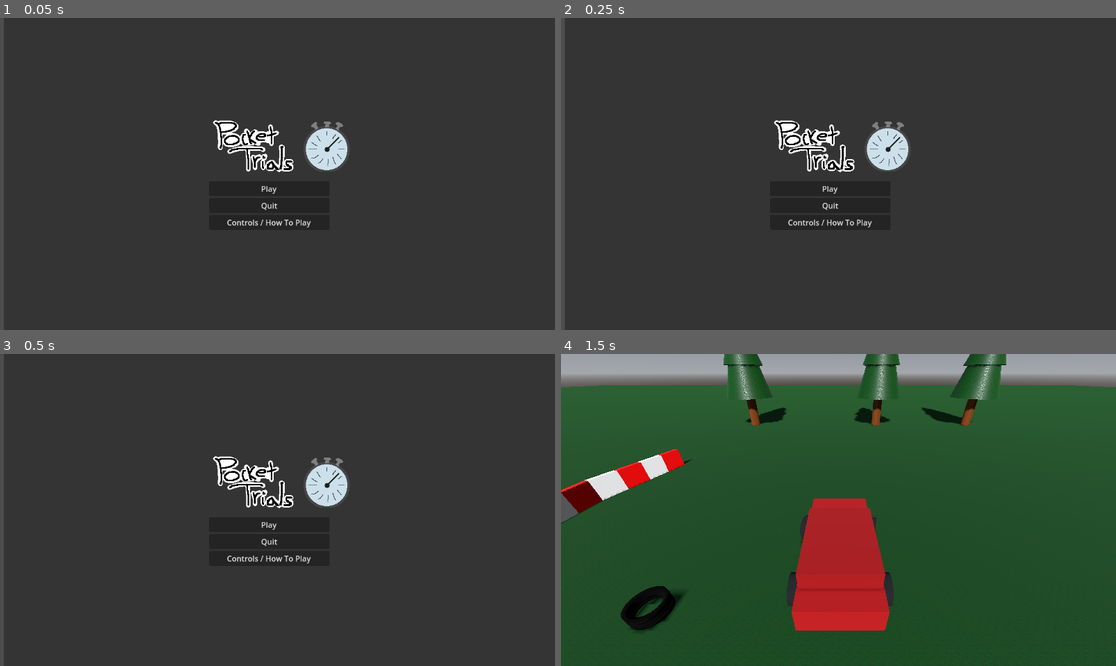
Above: before the commit, frames 1-4 (two rows, left to right).
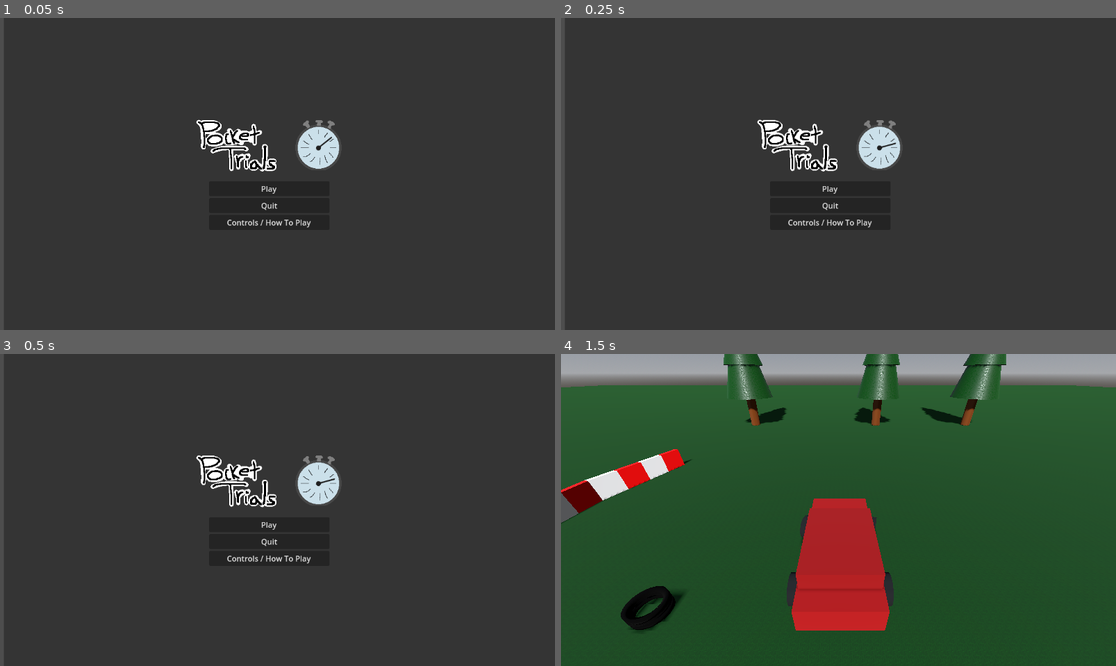
Above: after the commit, the same moments.

Repository: JohnMarkHarris843/PocketTrials
Game: Godot game, scene res://scenes/main_menu/main_menu.tscn
The game is run twice, just before and just after one commit, with the same random seed, the same clock (stepped at 60 frames per second) and the same inputs.
Inputs:
- Up to frame 1 (0.05 s): no input
- Up to frame 2 (0.25 s): no input
- Up to frame 3 (0.5 s): no input
- Up to frame 4 (1.5 s): click "Play" at 0.5 s; tap Enter at 1.25 s; hold D (right) from 1.28 s (still down); hold Space (drift) from 1.28 s (still down)

The runs differ from the first frame. In frame 1, 2.1% of the frame differs, in the area x 35-63%, y 32-50%; in frame 2, 2.1%; in frame 3, 2.1%; in frame 4, nothing differs.

Commit message:
updated cactus look and animated logo

Diff:
--- a/3d-game/assets/models/Cactus.tscn
+++ b/3d-game/assets/models/Cactus.tscn
@@ -1,126 +1,88 @@
-[gd_scene load_steps=23 format=3 uid="uid://b73uh5tkt4jmw"]
+[gd_scene load_steps=6 format=3 uid="uid://b73uh5tkt4jmw"]
 
-[sub_resource type="CylinderMesh" id="CylinderMesh_6ojhj"]
-top_radius = 0.35
-bottom_radius = 0.35
-height = 1.6
+[ext_resource type="Material" uid="uid://wnr5x5ex5fth" path="res://assets/textures/cactusTexture.tres" id="1_k6ajf"]
 
-[sub_resource type="FastNoiseLite" id="FastNoiseLite_6ojhj"]
-noise_type = 2
-frequency = 1.0
-fractal_octaves = 1
+[sub_resource type="CylinderShape3D" id="CylinderShape3D_k6ajf"]
+height = 4.0898438
+radius = 0.25
 
-[sub_resource type="NoiseTexture2D" id="NoiseTexture2D_k6ajf"]
-noise = SubResource("FastNoiseLite_6ojhj")
+[sub_resource type="CapsuleMesh" id="CapsuleMesh_dml8v"]
+radius = 0.25
+height = 4.0
 
-[sub_resource type="StandardMaterial3D" id="StandardMaterial3D_k6ajf"]
-albedo_color = Color(0.3529412, 0.6431373, 0.3882353, 1)
-albedo_texture = SubResource("NoiseTexture2D_k6ajf")
-roughness = 0.8
+[sub_resource type="CapsuleMesh" id="CapsuleMesh_6c2g1"]
+material = ExtResource("1_k6ajf")
+radius = 0.26
+height = 0.6
 
-[sub_resource type="SphereMesh" id="SphereMesh_grrhy"]
-radius = 0.35
+[sub_resource type="BoxShape3D" id="BoxShape3D_dml8v"]
+size = Vector3(0.56873703, 0.5869751, 1)
 
-[sub_resource type="FastNoiseLite" id="FastNoiseLite_dml8v"]
-noise_type = 2
-frequency = 1.0
-fractal_octaves = 1
+[node name="Cactus" type="StaticBody3D"]
+collision_layer = 2
 
-[sub_resource type="NoiseTexture2D" id="NoiseTexture2D_6c2g1"]
-noise = SubResource("FastNoiseLite_dml8v")
-
-[sub_resource type="StandardMaterial3D" id="StandardMaterial3D_3i15h"]
-albedo_color = Color(0.3529412, 0.6431373, 0.3882353, 1)
-albedo_texture = SubResource("NoiseTexture2D_6c2g1")
-roughness = 0.8
-
-[sub_resource type="CylinderMesh" id="CylinderMesh_dml8v"]
-top_radius = 0.18
-bottom_radius = 0.18
-height = 0.8
-
-[sub_resource type="FastNoiseLite" id="FastNoiseLite_if68v"]
-noise_type = 2
-frequency = 1.0
-fractal_octaves = 1
-
-[sub_resource type="NoiseTexture2D" id="NoiseTexture2D_grrhy"]
-generate_mipmaps = false
-noise = SubResource("FastNoiseLite_if68v")
-
-[sub_resource type="StandardMaterial3D" id="StandardMaterial3D_if68v"]
-albedo_color = Color(0.3529412, 0.6431373, 0.3882353, 1)
-albedo_texture = SubResource("NoiseTexture2D_grrhy")
-roughness = 0.8
-
-[sub_resource type="FastNoiseLite" id="FastNoiseLite_3i15h"]
-noise_type = 2
-frequency = 1.0
-fractal_octaves = 1
-
-[sub_resource type="NoiseTexture2D" id="NoiseTexture2D_7nql5"]
-noise = SubResource("FastNoiseLite_3i15h")
-
-[sub_resource type="StandardMaterial3D" id="StandardMaterial3D_6c2g1"]
-albedo_color = Color(0.3529412, 0.6431373, 0.3882353, 1)
-albedo_texture = SubResource("NoiseTexture2D_7nql5")
-roughness = 0.8
-
-[sub_resource type="SphereMesh" id="SphereMesh_ukpvp"]
-radius = 0.15
-
-[sub_resource type="FastNoiseLite" id="FastNoiseLite_m2gll"]
-noise_type = 2
-frequency = 1.0
-fractal_octaves = 1
-
-[sub_resource type="NoiseTexture2D" id="NoiseTexture2D_66ljb"]
-noise = SubResource("FastNoiseLite_m2gll")
-
-[sub_resource type="StandardMaterial3D" id="StandardMaterial3D_nnijg"]
-albedo_color = Color(0.3529412, 0.6431373, 0.3882353, 1)
-albedo_texture = SubResource("NoiseTexture2D_66ljb")
-
-[sub_resource type="FastNoiseLite" id="FastNoiseLite_11qhj"]
-noise_type = 2
-frequency = 1.0
-fractal_octaves = 1
-
-[sub_resource type="NoiseTexture2D" id="NoiseTexture2D_g1smn"]
-noise = SubResource("FastNoiseLite_11qhj")
-
-[sub_resource type="StandardMaterial3D" id="StandardMaterial3D_m7yqw"]
-albedo_color = Color(0.3529412, 0.6431373, 0.3882353, 1)
-albedo_texture = SubResource("NoiseTexture2D_g1smn")
-
-[node name="Cactus" type="Node3D"]
+[node name="CollisionShape3D" type="CollisionShape3D" parent="."]
+transform = Transform3D(1, 0, 0, 0, 1, 0, 0, 0, 1, 0, -0.66015625, 0)
+shape = SubResource("CylinderShape3D_k6ajf")
 
 [node name="Body" type="MeshInstance3D" parent="."]
-mesh = SubResource("CylinderMesh_6ojhj")
-surface_material_override/0 = SubResource("StandardMaterial3D_k6ajf")
+transform = Transform3D(1, 0, 0, 0, 1, 0, 0, 0, 1, 0, -0.62728935, 0)
+mesh = SubResource("CapsuleMesh_dml8v")
+surface_material_override/0 = ExtResource("1_k6ajf")
 
-[node name="Top" type="MeshInstance3D" parent="."]
-transform = Transform3D(1, 0, 0, 0, 1, 0, 0, 0, 1, -0.0012789965, 0.72366226, 0.00048208237)
-mesh = SubResource("SphereMesh_grrhy")
-surface_material_override/0 = SubResource("StandardMaterial3D_3i15h")
+[node name="MeshInstance3D" type="MeshInstance3D" parent="."]
 
-[node name="ArmL" type="MeshInstance3D" parent="."]
-transform = Transform3D(0.9999958, 0.0028691022, -0.00034236445, -0.0028688987, 0.9999957, 0.00059310865, 0.0003440651, -0.0005921238, 0.99999976, 0.84525836, 0.6241007, 0)
-mesh = SubResource("CylinderMesh_dml8v")
-surface_material_override/0 = SubResource("StandardMaterial3D_if68v")
+[node name="cactusArm" type="Node3D" parent="."]
+transform = Transform3D(0.5, 0, 0, 0, 0.013742721, -0.4998111, 0, 0.4998111, 0.013742721, 0.21816993, 0.12372446, -0.6844829)
 
-[node name="ArmR" type="MeshInstance3D" parent="."]
-transform = Transform3D(1, 0, 0, 0, 1, 0, 0, 0, 1, -0.82594776, 0.22150958, 0.02447033)
-mesh = SubResource("CylinderMesh_dml8v")
-skeleton = NodePath("../ArmL")
-surface_material_override/0 = SubResource("StandardMaterial3D_6c2g1")
+[node name="CSGTorus3D" type="CSGTorus3D" parent="cactusArm"]
+transform = Transform3D(-0.0030543, 0, -0.99999535, 0, 1, 0, 0.99999535, 0, -0.0030543, 0, 1.3818365, -0.84355116)
+sides = 32
+ring_sides = 32
+material = ExtResource("1_k6ajf")
 
-[node name="ArmL_Connector" type="MeshInstance3D" parent="."]
-transform = Transform3D(0.008848746, 0.99996084, 0, -0.99996084, 0.008848746, 0, 0, 0, 1, 0.52198005, 0.26374206, 0)
-mesh = SubResource("SphereMesh_ukpvp")
-surface_material_override/0 = SubResource("StandardMaterial3D_nnijg")
+[node name="CSGBox3D" type="CSGBox3D" parent="cactusArm/CSGTorus3D"]
+transform = Transform3D(1, 7.450581e-09, 4.6406967e-10, 0, 0.9999986, 2.2555469e-10, -7.275958e-12, 4.3655746e-11, 1.0000001, -0.5564315, 0.033257123, -0.03803897)
+operation = 2
+size = Vector3(1.237793, 1, 2.5438843)
 
-[node name="ArmR_Connector" type="MeshInstance3D" parent="."]
-transform = Transform3D(0.008848746, 0.99996084, 0, -0.99996084, 0.008848746, 0, 0, 0, 1, -0.50864506, -0.105496824, 0)
-mesh = SubResource("SphereMesh_ukpvp")
-surface_material_override/0 = SubResource("StandardMaterial3D_m7yqw")
+[node name="CSGBox3D2" type="CSGBox3D" parent="cactusArm/CSGTorus3D"]
+transform = Transform3D(1, 0, 0, 0, 1, 0, 0, 0, 1, 0.02293706, 0.05071318, 0.71731687)
+operation = 2
+size = Vector3(2.3965302, 0.9650879, 1.0331726)
+
+[node name="MeshInstance3D" type="MeshInstance3D" parent="cactusArm"]
+transform = Transform3D(1, 0, 0, 0, -3.9115548e-08, -0.9999992, 0, 0.9999992, -3.9115548e-08, 0.7390553, 1.3756403, -0.8037406)
+mesh = SubResource("CapsuleMesh_6c2g1")
+
+[node name="cactusArm2" type="Node3D" parent="."]
+transform = Transform3D(-0.29913184, 0.02279829, 0.0007314294, 0, 0.008246705, -0.34986773, -0.022806909, -0.2990188, -0.009593313, -0.105185956, 0.63681644, 0.44485557)
+
+[node name="CSGTorus3D" type="CSGTorus3D" parent="cactusArm2"]
+transform = Transform3D(-0.0061086, 0, -1.9999907, 0, 2, 0, 1.9999907, 0, -0.0061086, 0, 1.3818365, -0.84355116)
+inner_radius = 0.722
+sides = 32
+ring_sides = 32
+material = ExtResource("1_k6ajf")
+
+[node name="CSGBox3D" type="CSGBox3D" parent="cactusArm2/CSGTorus3D"]
+transform = Transform3D(1, 7.450581e-09, 4.6406967e-10, 0, 0.9999986, 2.2555469e-10, -7.275958e-12, 4.3655746e-11, 1.0000001, -0.5564315, 0.033257123, -0.03803897)
+operation = 2
+size = Vector3(1.237793, 1, 2.5438843)
+
+[node name="CSGBox3D2" type="CSGBox3D" parent="cactusArm2/CSGTorus3D"]
+transform = Transform3D(1, -7.450581e-09, 2.6542693e-08, -8.940697e-08, 0.9999997, 0, 1.3038516e-08, 2.9802322e-08, 1, 0.020663261, 0.021871224, 0.42914864)
+operation = 2
+size = Vector3(2.3965302, 0.9650879, 1.3398285)
+
+[node name="MeshInstance3D" type="MeshInstance3D" parent="cactusArm2"]
+transform = Transform3D(1.1449037, -1.6298145e-09, 8.195639e-08, 2.9802322e-08, -2.6077032e-08, -1.1392313, 6.9849193e-10, 0.84213006, -4.4703484e-08, 1.7007046, 1.3761818, -0.7375532)
+mesh = SubResource("CapsuleMesh_6c2g1")
+
+[node name="armCollision" type="CollisionShape3D" parent="."]
+transform = Transform3D(1, 0, 0, 0, 1, 0, 0, 0, 0.25, 0.38115698, 0.3955217, 0)
+shape = SubResource("BoxShape3D_dml8v")
+
+[node name="armCollision2" type="CollisionShape3D" parent="."]
+transform = Transform3D(1, 0, 0, 0, 1, 0, 0, 0, 0.25, -0.37532127, 0.7171937, 0)
+shape = SubResource("BoxShape3D_dml8v")
--- /dev/null
+++ b/3d-game/assets/textures/cactusTexture.tres
@@ -0,0 +1,14 @@
+[gd_resource type="StandardMaterial3D" load_steps=3 format=3 uid="uid://wnr5x5ex5fth"]
+
+[sub_resource type="FastNoiseLite" id="FastNoiseLite_6ojhj"]
+noise_type = 2
+frequency = 1.0
+fractal_octaves = 1
+
+[sub_resource type="NoiseTexture2D" id="NoiseTexture2D_k6ajf"]
+noise = SubResource("FastNoiseLite_6ojhj")
+
+[resource]
+albedo_color = Color(0.3622588, 0.634249, 0.005698296, 1)
+albedo_texture = SubResource("NoiseTexture2D_k6ajf")
+roughness = 0.8
--- /dev/null
+++ b/3d-game/scenes/chooseScreen.tscn
@@ -0,0 +1,17 @@
+[gd_scene format=3 uid="uid://dnf7n1cweqfm4"]
+
+[node name="Control" type="Control"]
+layout_mode = 3
+anchors_preset = 15
+anchor_right = 1.0
+anchor_bottom = 1.0
+grow_horizontal = 2
+grow_vertical = 2
+
+[node name="PlayButton" type="Button" parent="."]
+layout_mode = 0
+offset_left = 433.0
+offset_top = 349.0
+offset_right = 861.0
+offset_bottom = 566.0
+text = "Play"
--- a/3d-game/scenes/game/game_desert.tscn
+++ b/3d-game/scenes/game/game_desert.tscn
@@ -50,7 +50,7 @@
 [node name="Floor" type="StaticBody3D" parent="."]
 
 [node name="MeshInstance3D" type="MeshInstance3D" parent="Floor"]
-transform = Transform3D(1, 0, 0, 0, 1, 0, 0, 0, 1, -0.31753817, 0.11239457, 0.09919548)
+transform = Transform3D(1, 0, 0, 0, 1, 0, 0, 0, 1, -0.25204173, -0.020264864, 0.3257656)
 material_override = SubResource("StandardMaterial3D_klmno")
 mesh = SubResource("PlaneMesh_c1y5s")
 surface_material_override/0 = SubResource("StandardMaterial3D_0mhng")
@@ -81,7 +81,7 @@
 [node name="Node3D" parent="walls" instance=ExtResource("4_dnsj1")]
 
 [node name="Cactus" parent="." instance=ExtResource("5_3amc3")]
-transform = Transform3D(1, 0, 0, 0, 1, 0, 0, 0, 1, -2, 1, -9)
+transform = Transform3D(0.67887765, 0, 0.7342514, 0, 1, 0, -0.7342514, 0, 0.67887765, 1.9940143, 1.2196199, -9)
 
 [node name="Cactus2" parent="." instance=ExtResource("5_3amc3")]
-transform = Transform3D(1, 0, 0, 0, 1, 0, 0, 0, 1, 5, 1, -10)
+transform = Transform3D(1, 0, 0, 0, 1, 0, 0, 0, 1, 5, 0.38621092, -10)
--- a/3d-game/scenes/main_menu/main_menu.tscn
+++ b/3d-game/scenes/main_menu/main_menu.tscn
@@ -1,9 +1,71 @@
-[gd_scene load_steps=5 format=3 uid="uid://difp4k65mfha3"]
+[gd_scene load_steps=8 format=3 uid="uid://difp4k65mfha3"]
 
 [ext_resource type="Script" uid="uid://cdcn2onusfbbk" path="res://scripts/main_menu/main_menu.gd" id="1_fsom3"]
 [ext_resource type="Texture2D" uid="uid://bussbu7w5apdg" path="res://assets/menu/title.png" id="2_uqeha"]
 [ext_resource type="Texture2D" uid="uid://k0yew627und3" path="res://assets/menu/stopwatch.png" id="3_wem23"]
 [ext_resource type="Texture2D" uid="uid://dru5wtthrhtju" path="res://assets/menu/stopwatch-ticker.png" id="4_3ovsr"]
+
+[sub_resource type="Animation" id="Animation_uqeha"]
+resource_name = "titleBounce"
+length = 12.0
+loop_mode = 1
+tracks/0/type = "value"
+tracks/0/imported = false
+tracks/0/enabled = true
+tracks/0/path = NodePath("HBoxContainer/VBoxContainer/BoxContainer/titleNode:position")
+tracks/0/interp = 1
+tracks/0/loop_wrap = true
+tracks/0/keys = {
+"times": PackedFloat32Array(0, 2, 4, 6, 8, 10, 12),
+"transitions": PackedFloat32Array(2, 2, 2, 2, 2, 2, 2),
+"update": 0,
+"values": [Vector2(-434, -210), Vector2(-434, -225), Vector2(-434, -210), Vector2(-434, -225), Vector2(-434, -210), Vector2(-434, -225), Vector2(-434, -210)]
+}
+tracks/1/type = "value"
+tracks/1/imported = false
+tracks/1/enabled = true
+tracks/1/path = NodePath("HBoxContainer/VBoxContainer/BoxContainer/titleNode/Stopwatch-ticker:rotation")
+tracks/1/interp = 1
+tracks/1/loop_wrap = true
+tracks/1/keys = {
+"times": PackedFloat32Array(0, 0.15, 1, 1.15, 2, 2.15, 3, 3.15, 4, 4.15, 5, 5.15, 6, 6.15, 7, 7.15, 8, 8.15, 9, 9.15, 10, 10.15, 11, 11.15),
+"transitions": PackedFloat32Array(1, 1, 1, 1, 1, 1, 1, 1, 1, 1, 1, 1, 1, 1, 1, 1, 1, 1, 1, 1, 1, 1, 1, 1),
+"update": 0,
+"values": [0.0, 0.5235988, 0.5235988, 1.0471975511965976, 1.0471975511965976, 1.5707963267948966, 1.5707963267948966, 2.0943951023931953, 2.0943951023931953, 2.6179938779914944, 2.6179938779914944, 3.141592653589793, 3.141592653589793, 3.6651914291880923, 3.6651914291880923, 4.1887902047863905, 4.1887902047863905, 4.71238898038469, 4.71238898038469, 5.235987755982989, 5.235987755982989, 5.759586531581287, 5.759586531581287, 6.283185307179586]
+}
+
+[sub_resource type="Animation" id="Animation_wem23"]
+length = 0.001
+tracks/0/type = "value"
+tracks/0/imported = false
+tracks/0/enabled = true
+tracks/0/path = NodePath("HBoxContainer/VBoxContainer/BoxContainer/titleNode:position")
+tracks/0/interp = 1
+tracks/0/loop_wrap = true
+tracks/0/keys = {
+"times": PackedFloat32Array(0),
+"transitions": PackedFloat32Array(1),
+"update": 0,
+"values": [Vector2(-434, -210)]
+}
+tracks/1/type = "value"
+tracks/1/imported = false
+tracks/1/enabled = true
+tracks/1/path = NodePath("HBoxContainer/VBoxContainer/BoxContainer/titleNode/Stopwatch-ticker:rotation")
+tracks/1/interp = 1
+tracks/1/loop_wrap = true
+tracks/1/keys = {
+"times": PackedFloat32Array(0),
+"transitions": PackedFloat32Array(1),
+"update": 0,
+"values": [0.5235988]
+}
+
+[sub_resource type="AnimationLibrary" id="AnimationLibrary_5seab"]
+_data = {
+&"RESET": SubResource("Animation_wem23"),
+&"titleBounce": SubResource("Animation_uqeha")
+}
 
 [node name="Control" type="Control"]
 layout_mode = 3
@@ -42,17 +104,23 @@
 custom_minimum_size = Vector2(250, 125)
 layout_mode = 2
 
-[node name="Title" type="Sprite2D" parent="HBoxContainer/VBoxContainer/BoxContainer"]
+[node name="titleNode" type="Node2D" parent="HBoxContainer/VBoxContainer/BoxContainer"]
+position = Vector2(-434, -210)
+
+[node name="Title" type="Sprite2D" parent="HBoxContainer/VBoxContainer/BoxContainer/titleNode"]
+position = Vector2(399, 209)
 texture = ExtResource("2_uqeha")
 centered = false
 
-[node name="Stopwatch" type="Sprite2D" parent="HBoxContainer/VBoxContainer/BoxContainer"]
-position = Vector2(244, 57)
+[node name="Stopwatch" type="Sprite2D" parent="HBoxContainer/VBoxContainer/BoxContainer/titleNode"]
+position = Vector2(661, 264)
 texture = ExtResource("3_wem23")
 
-[node name="Stopwatch-ticker" type="Sprite2D" parent="HBoxContainer/VBoxContainer/BoxContainer"]
-position = Vector2(244, 57)
+[node name="Stopwatch-ticker" type="Sprite2D" parent="HBoxContainer/VBoxContainer/BoxContainer/titleNode"]
+position = Vector2(661, 270)
+rotation = 0.5235988
 texture = ExtResource("4_3ovsr")
+offset = Vector2(-1, -6)
 
 [node name="PlayButton" type="Button" parent="HBoxContainer/VBoxContainer"]
 layout_mode = 2
@@ -67,6 +135,11 @@
 layout_mode = 2
 text = "Controls / How To Play"
 
+[node name="AnimationPlayer2" type="AnimationPlayer" parent="."]
+libraries = {
+&"": SubResource("AnimationLibrary_5seab")
+}
+
 [connection signal="pressed" from="HBoxContainer/VBoxContainer/PlayButton" to="." method="_on_button_pressed"]
 [connection signal="pressed" from="HBoxContainer/VBoxContainer/QuitButton" to="." method="_on_quit_button_pressed"]
 [connection signal="pressed" from="HBoxContainer/VBoxContainer/ControlsButton" to="." method="_on_controls_button_pressed"]
--- a/3d-game/scripts/main_menu/main_menu.gd
+++ b/3d-game/scripts/main_menu/main_menu.gd
@@ -1,7 +1,10 @@
 extends Control
+@onready var titleAniPlayer = $AnimationPlayer2
 
 # Called when the node enters the scene tree for the first time.
 func _ready() -> void:
+	titleAniPlayer.play("titleBounce")
+
 	pass # Replace with function body.
 
 # Called every frame. 'delta' is the elapsed time since the previous frame.
